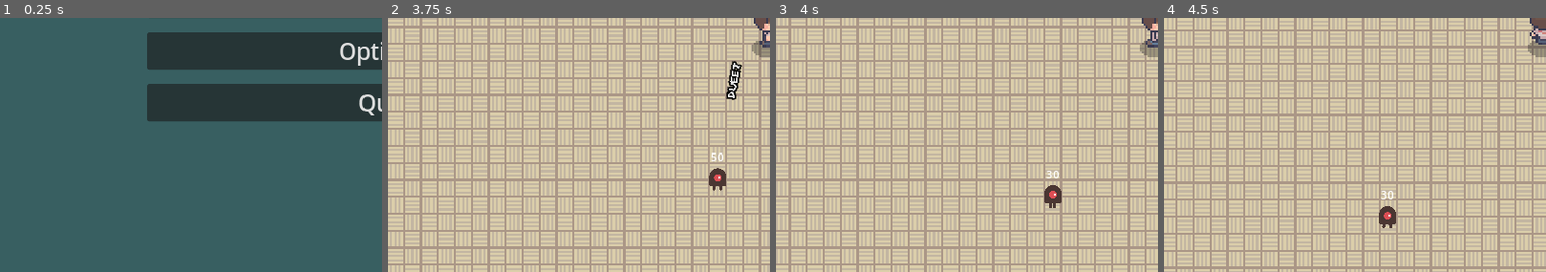
Above: before the commit, frames 1-4 (left to right).
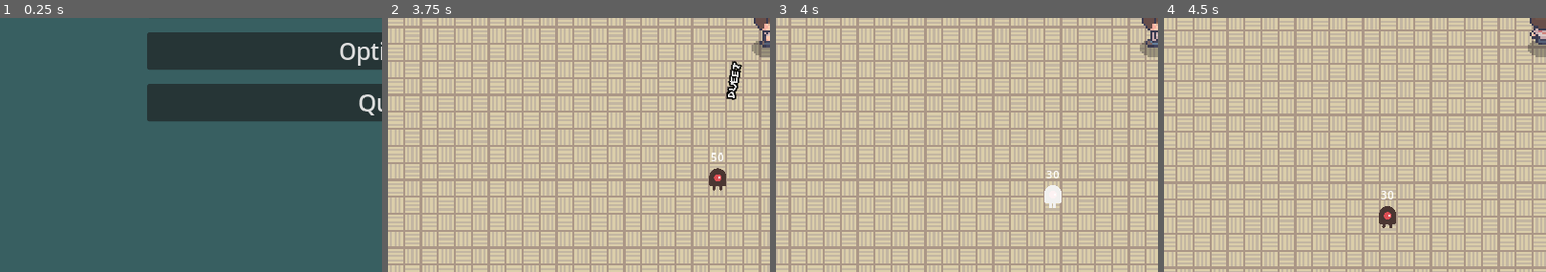
Above: after the commit, the same moments.

Repository: LimZiJia/SurviveTheSemester
Game: Godot game, scene res://scenes/ui/start_screen.tscn
Same seed, same stepped clock (60 frames per second), same inputs: the game is played once before the commit and once after it.
Inputs (mouse positions are % of the whole screen's width and height, from its top left):
- Up to frame 1 (0.25 s): no input
- Up to frame 2 (3.75 s): click "Start" at 0.5 s; click (3, 25) at 1.25 s; tap Enter at 2 s; move the mouse to (72, 45) at 2.02 s; hold D (move_right) 2.03-2.78 s; tap Space (attack) at 2.1, 3.6 s; click (72, 45) at 2.17 s; move the mouse to (30, 55) at 2.77 s; hold S (move_down) 2.78-3.53 s; click (30, 55) at 2.85 s; move the mouse to (60, 28) at 3.52 s; hold D (move_right) from 3.53 s (still down)
- Up to frame 3 (4 s): keep holding D (move_right)
- Up to frame 4 (4.5 s): move the mouse to (45, 70) at 4.27 s; release D (move_right) at 4.28 s; hold W (move_up) from 4.28 s (still down); click (45, 70) at 4.35 s
The pictures show only the part of the screen within x 0-50%, y 50-100%; the shares and areas given below are measured in that part.

Frames 1-2 are identical in both runs. In frame 3, 0.3% of the frame differs, in the area x 70-75%, y 65-75%; in frame 4, nothing differs.

Commit message:
Added hit flash component to mobs
Mobs now flash white when taking damage

Diff:
--- /dev/null
+++ b/scenes/component/hit_flash_component.gd
@@ -0,0 +1,20 @@
+extends Node
+
+@export var health_component: HealthComponent
+@export var sprite: CanvasItem
+@export var hit_flash_material: ShaderMaterial
+
+var hit_flash_tween: Tween
+
+func _ready() -> void:
+	health_component.damaged.connect(on_health_damaged)
+	sprite.material = hit_flash_material
+
+func on_health_damaged() -> void:
+	if hit_flash_tween != null and hit_flash_tween.is_valid():
+		hit_flash_tween.kill()
+
+	(sprite.material as ShaderMaterial).set_shader_parameter("lerp_percent", 1.0)
+	hit_flash_tween = create_tween()
+	hit_flash_tween.tween_property(sprite.material, "shader_parameter/lerp_percent", 0.0, 0.2)\
+	.set_ease(Tween.EASE_IN).set_trans(Tween.TRANS_CUBIC)
--- /dev/null
+++ b/scenes/component/hit_flash_component.gdshader
@@ -0,0 +1,9 @@
+shader_type canvas_item;
+
+uniform float lerp_percent: hint_range(0.0, 1.0);
+
+void fragment() {
+	vec4 texture_color = texture(TEXTURE, UV);
+	vec4 final_color = mix(texture_color, vec4(vec3(1.0), texture_color.a), lerp_percent);
+	COLOR = final_color;
+}
--- /dev/null
+++ b/scenes/component/hit_flash_component.tscn
@@ -0,0 +1,8 @@
+[gd_scene load_steps=3 format=3 uid="uid://bxl8idph5rpd7"]
+
+[ext_resource type="Script" path="res://scenes/component/hit_flash_component.gd" id="1_owilr"]
+[ext_resource type="Material" uid="uid://6onigjgyjk44" path="res://scenes/component/hit_flash_component_material.tres" id="2_4pg7d"]
+
+[node name="HitFlashComponent" type="Node"]
+script = ExtResource("1_owilr")
+hit_flash_material = ExtResource("2_4pg7d")
--- /dev/null
+++ b/scenes/component/hit_flash_component_material.tres
@@ -0,0 +1,8 @@
+[gd_resource type="ShaderMaterial" load_steps=2 format=3 uid="uid://6onigjgyjk44"]
+
+[ext_resource type="Shader" path="res://scenes/component/hit_flash_component.gdshader" id="1_8jxlo"]
+
+[resource]
+resource_local_to_scene = true
+shader = ExtResource("1_8jxlo")
+shader_parameter/lerp_percent = 0.0
--- a/scenes/game_object/book/book.tscn
+++ b/scenes/game_object/book/book.tscn
@@ -6,9 +6,16 @@
 [ext_resource type="Script" path="res://scenes/component/health_component.gd" id="3_4cdrx"]
 [ext_resource type="PackedScene" uid="uid://dm3lrtqb30uf5" path="res://scenes/component/experience_drop_component.tscn" id="3_unc7o"]
 [ext_resource type="PackedScene" uid="uid://cs7ivlr47hqgi" path="res://scenes/component/hurtbox_component.tscn" id="4_8rqmr"]
+[ext_resource type="PackedScene" uid="uid://bxl8idph5rpd7" path="res://scenes/component/hit_flash_component.tscn" id="5_j28e0"]
 [ext_resource type="PackedScene" uid="uid://bh7uyqbqidiur" path="res://scenes/component/hitbox_component.tscn" id="5_lsna1"]
+[ext_resource type="Shader" path="res://scenes/component/hit_flash_component.gdshader" id="7_7kivl"]
 [ext_resource type="Texture2D" uid="uid://bv7htbyt753dt" path="res://scenes/game_object/book/book_shadow.png" id="7_pf3kl"]
 [ext_resource type="Texture2D" uid="uid://b8sgkjgqy6xu" path="res://scenes/game_object/book/book_blue.png" id="9_pbyfw"]
+
+[sub_resource type="ShaderMaterial" id="ShaderMaterial_hqa10"]
+resource_local_to_scene = true
+shader = ExtResource("7_7kivl")
+shader_parameter/lerp_percent = 0.0
 
 [sub_resource type="RectangleShape2D" id="RectangleShape2D_rek7v"]
 size = Vector2(26.163, 30.4056)
@@ -92,6 +99,11 @@
 [node name="HealthComponent" type="Node2D" parent="."]
 script = ExtResource("3_4cdrx")
 
+[node name="HitFlashComponent" parent="." node_paths=PackedStringArray("health_component", "sprite") instance=ExtResource("5_j28e0")]
+health_component = NodePath("../HealthComponent")
+sprite = NodePath("../BookSprite")
+hit_flash_material = SubResource("ShaderMaterial_hqa10")
+
 [node name="HurtboxComponent" parent="." node_paths=PackedStringArray("health_component", "velocity_component") instance=ExtResource("4_8rqmr")]
 collision_layer = 0
 collision_mask = 4
--- a/scenes/game_object/mob/mob.tscn
+++ b/scenes/game_object/mob/mob.tscn
@@ -8,6 +8,13 @@
 [ext_resource type="PackedScene" uid="uid://cibu2hpxo40hy" path="res://scenes/component/health_component.tscn" id="3_r44ho"]
 [ext_resource type="PackedScene" uid="uid://cs7ivlr47hqgi" path="res://scenes/component/hurtbox_component.tscn" id="3_tvcfr"]
 [ext_resource type="PackedScene" uid="uid://bh7uyqbqidiur" path="res://scenes/component/hitbox_component.tscn" id="4_bddah"]
+[ext_resource type="PackedScene" uid="uid://bxl8idph5rpd7" path="res://scenes/component/hit_flash_component.tscn" id="5_xnrto"]
+[ext_resource type="Shader" path="res://scenes/component/hit_flash_component.gdshader" id="6_q21w0"]
+
+[sub_resource type="ShaderMaterial" id="ShaderMaterial_xsxak"]
+resource_local_to_scene = true
+shader = ExtResource("6_q21w0")
+shader_parameter/lerp_percent = 0.0
 
 [sub_resource type="CapsuleShape2D" id="CapsuleShape2D_jusqm"]
 radius = 12.0
@@ -52,6 +59,11 @@
 
 [node name="HealthComponent" parent="." instance=ExtResource("3_r44ho")]
 
+[node name="HitFlashComponent" parent="." node_paths=PackedStringArray("health_component", "sprite") instance=ExtResource("5_xnrto")]
+health_component = NodePath("../HealthComponent")
+sprite = NodePath("../AnimatedSprite2D")
+hit_flash_material = SubResource("ShaderMaterial_xsxak")
+
 [node name="HurtboxComponent" parent="." node_paths=PackedStringArray("health_component", "velocity_component") instance=ExtResource("3_tvcfr")]
 collision_layer = 0
 collision_mask = 4
Not shown: 1 places in scenes/game_object/book/book.tscn that only renumber resources
Not shown: 1 places in scenes/game_object/mob/mob.tscn that only renumber resources
